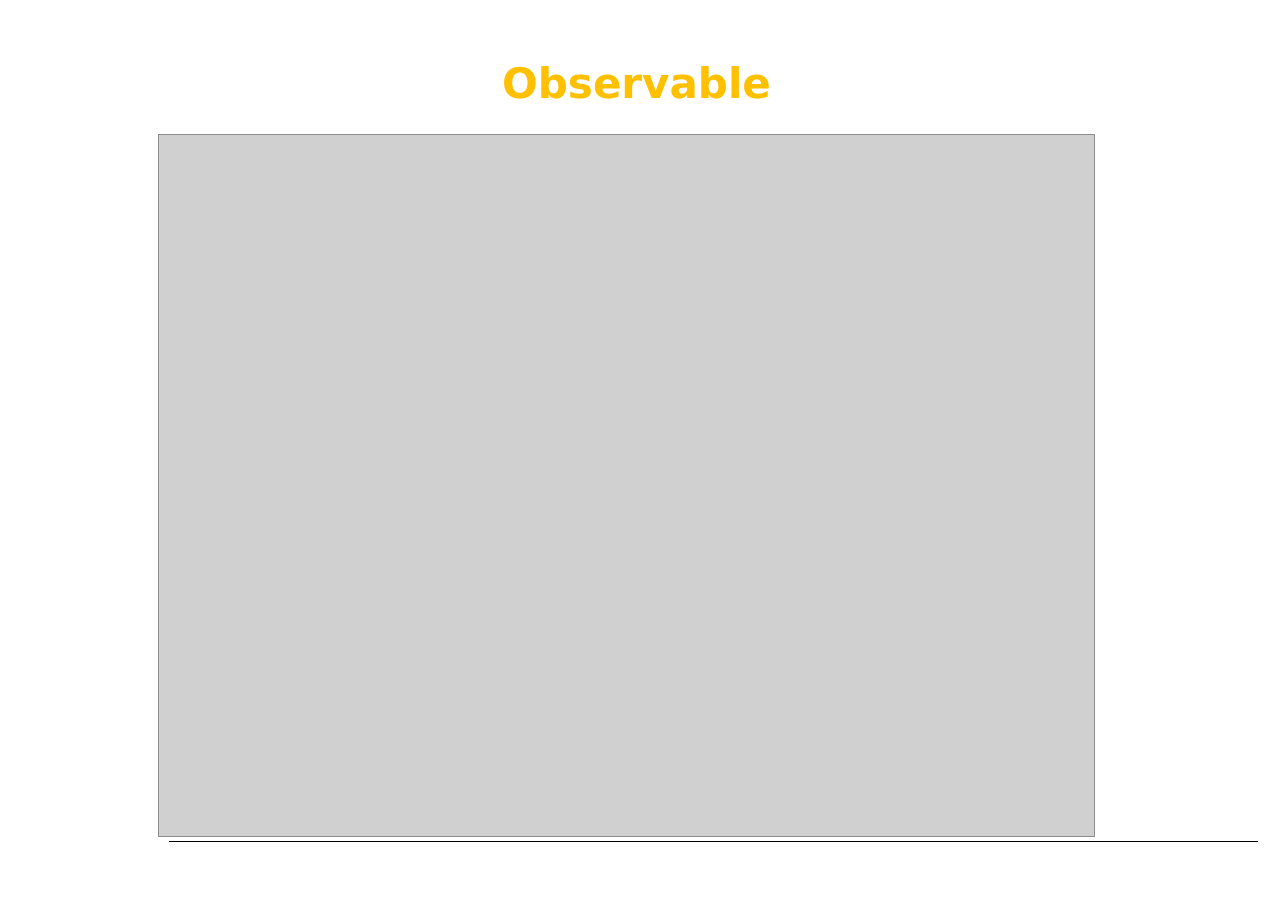
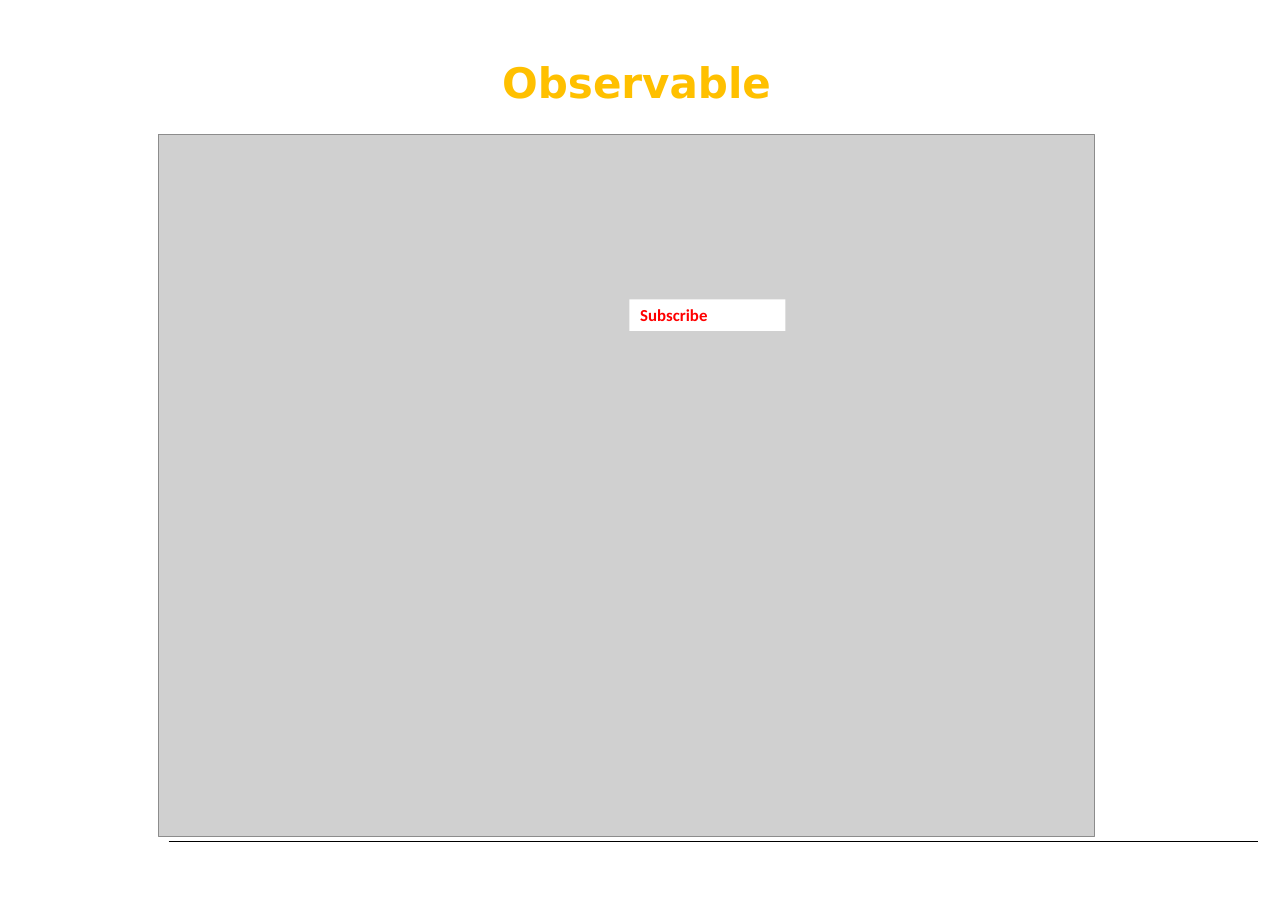
Before and after one commit to petereijgermans11/workshop-angular10, a slide deck: slide 19 of PPT/03- Angular Service.pptx (slide 18 before the commit). Drawn at 1288x911 pixels with LibreOffice and Linux fonts; fonts in the diff are those of the drawing; grey boxes stand for pictures. Boxes give left, top, right and bottom in pixels: in the first picture for what was removed or moved away, otherwise in the second. Text is boxed around its words. In the diff, an @@ line names an element or a change of style, - is before the commit and + after.

```diff
--- a/PPT/03- Angular Service.pptx
+++ b/PPT/03- Angular Service.pptx
@@ rectangle added at (629, 300, 786, 332), fill #FFFFFF, 11 pt, text #FF0000, bold @@
+Subscribe
```
Also in this commit, not shown: 2 other slides changed, 1 slide added, 11 other files.
